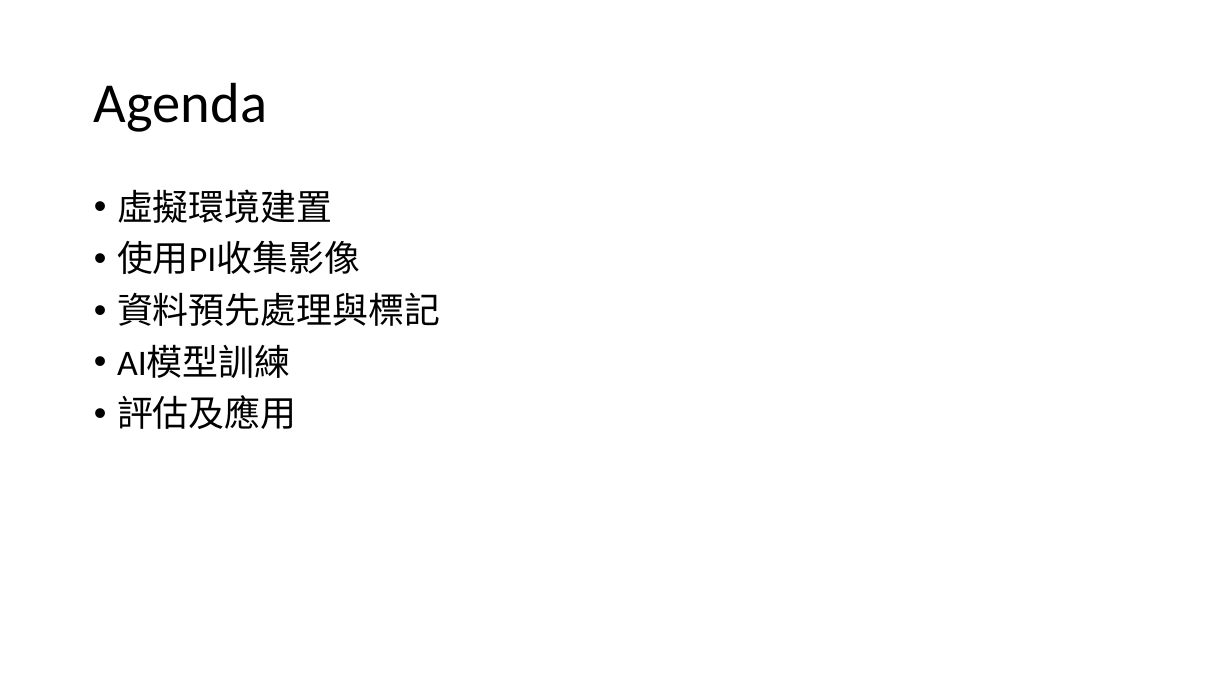
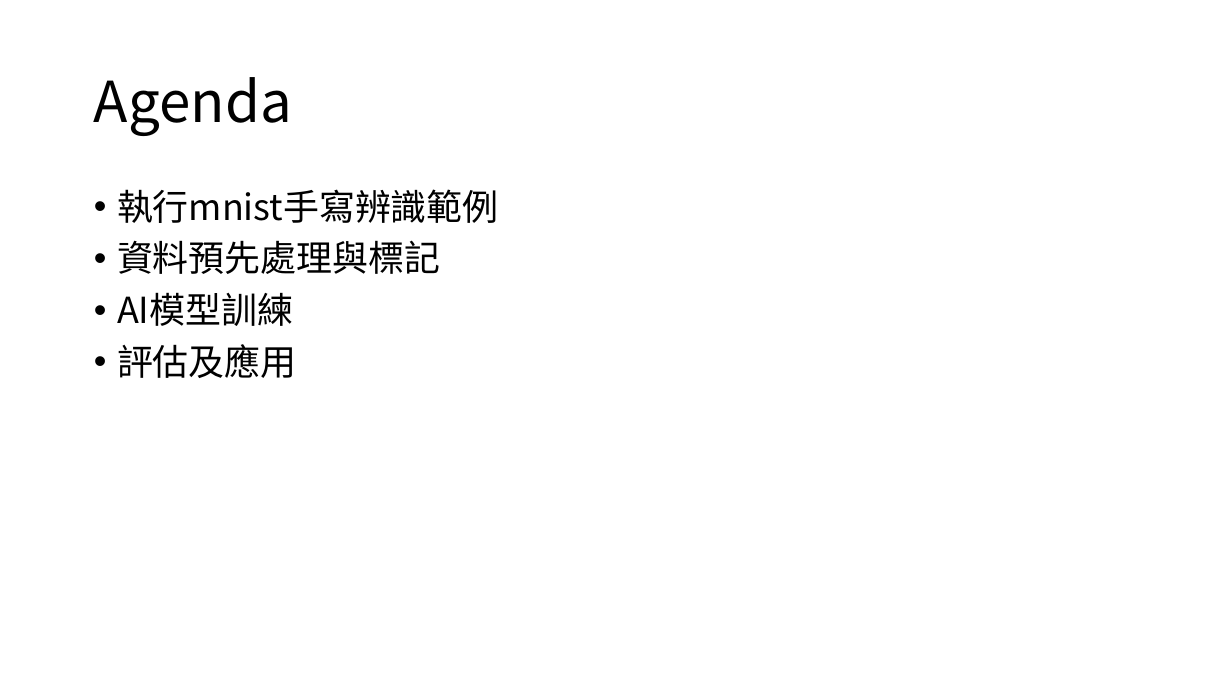
Before and after one commit to dondon1895/AI, a slide deck: slide 2 of Interim_report/G080A010_莊東樺_期中報告_20200430.pptx. Drawn at 1232x693 pixels with LibreOffice and Linux fonts; fonts in the diff are those of the drawing. Boxes give left, top, right and bottom in pixels: in the first picture for what was removed or moved away, otherwise in the second. Text is boxed around its words. In the diff, an @@ line names an element or a change of style, - is before the commit and + after.

```diff
--- a/Interim_report/G080A010_莊東樺_期中報告_20200430.pptx
+++ b/Interim_report/G080A010_莊東樺_期中報告_20200430.pptx
@@ title "Agenda" at bbox=[94, 77, 292, 136]: font Calibri to Noto Sans CJK SC @@
@@ text at bbox=[117, 189, 499, 223]: text changed; font Calibri to Noto Sans CJK SC @@
-• 虛擬環境建置
-• 使用PI收集影像
+• 執行mnist手寫辨識範例
@@ text at bbox=[117, 240, 440, 378]: font Calibri to Noto Sans CJK SC in "資料預先處理與標記", "AI模型訓練", "評估及應用" @@
```
Also in this commit, not shown: 1 other slide changed, 6 slides added, 2 slides removed.
